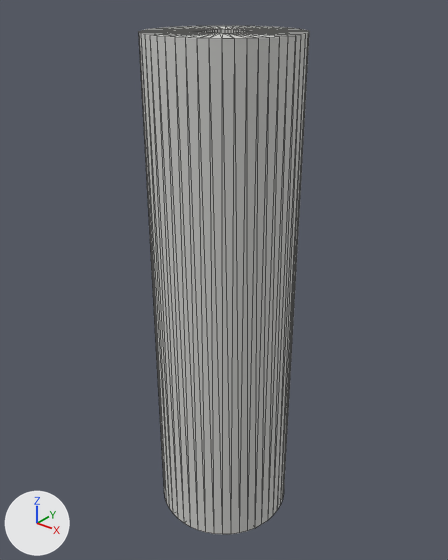
A saved change to the glTF model lot10/details/814d753f3bebcc0075f78c32eb9a6d40e1a3671416c369d8bb8fac2b58a39367.glb.
Rendered twice from a camera (50 mm lens) standing at (1.408, -1.631, 0.125) and looking at (0.284, -0.225, -0.746). The axes (+X, +Y, +Z) are drawn at lower left. The lights are the same throughout. The picture after the commit comes second. Mesh edges are drawn as thin lines. Vertices at exactly the same position are counted once.

The first picture shows 'FD-L10-FTG-B1-01'.
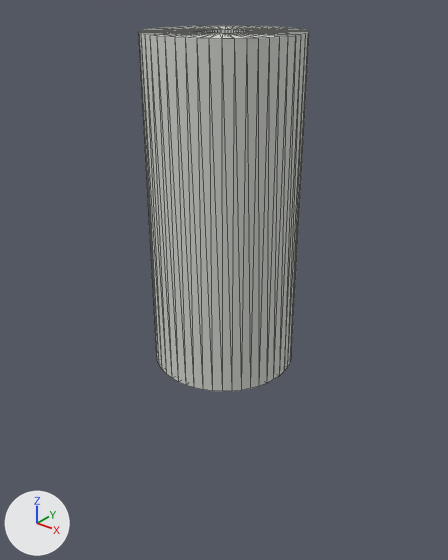
The change, as a diff of the scene's bpy script:
```diff
--- a/lot10/details/814d753f3bebcc0075f78c32eb9a6d40e1a3671416c369d8bb8fac2b58a39367.glb.py
+++ b/lot10/details/814d753f3bebcc0075f78c32eb9a6d40e1a3671416c369d8bb8fac2b58a39367.glb.py
@@ me_fd_l10_ftg_b1_01 @@
 # used by ob_fd_l10_ftg_b1_01; location = (0.0, 0.0, 0.0)
-me_fd_l10_ftg_b1_01.from_pydata(...)  # 194 vertices, 384 faces; spans x 0.08..0.52, y -0.47..-0.02, z -1.6..0.0
+me_fd_l10_ftg_b1_01.from_pydata(...)  # 194 vertices, 384 faces; spans x 0.08..0.52, y -0.47..-0.02, z -1.0..0.0
+# me_fd_l10_ftg_b1_01 part 1: all 98 vertices in x 0.08..0.52, y -0.47..-0.02, z -1.6..-1.5 are moved by (0.0, 0.0, 0.6)
 me_fd_l10_ftg_b1_01.materials.append(mat_footing)
```

Location of each change, [x1, y1, x2, y2] in pixels of the pictures (448 x 560 px; the box of a moved part takes in the faces that stretch with it):
'FD-L10-FTG-B1-01', reshaped (28% shorter): before [139, 26, 309, 534]; after [139, 26, 309, 391]
part 1 of me_fd_l10_ftg_b1_01, moved or reshaped: before [139, 31, 306, 534]; after [139, 31, 306, 391]
